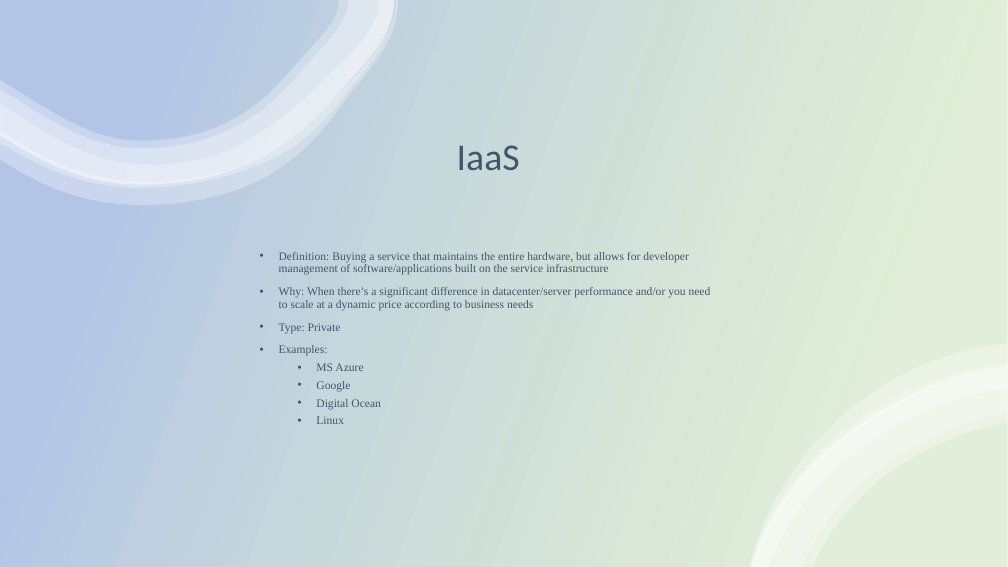
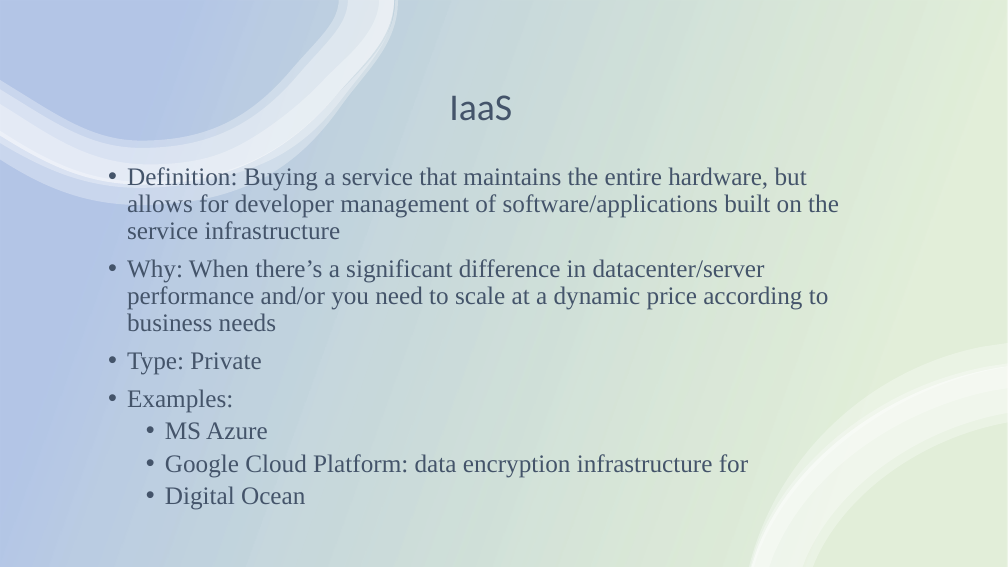
Before and after one commit to 06012021-dotnet-uta/ChristianRomeroP1, a slide deck: slide 2 of Study/Cloud Services.pptx. Drawn at 1008x567 pixels with LibreOffice and Linux fonts; fonts in the diff are those of the drawing. Boxes give left, top, right and bottom in pixels: in the first picture for what was removed or moved away, otherwise in the second. Text is boxed around its words. In the diff, an @@ line names an element or a change of style, - is before the commit and + after.

```diff
--- a/Study/Cloud Services.pptx
+++ b/Study/Cloud Services.pptx
@@ title "IaaS" moved from (x1=457, y1=145, x2=520, y2=170) to (x1=449, y1=95, x2=512, y2=120) @@
@@ text "Definition: Buying a service that ..." moved from (x1=279, y1=252, x2=711, y2=424) to (x1=127, y1=167, x2=839, y2=510) @@
@@ text at (x1=127, y1=167, x2=839, y2=510): size 11 to 24 pt in "Definition: Buying a service that maintains the ...", "Why: When there’s a significant difference in ...", "Type: Private", "Examples:" and 2 more places @@
@@ text at (x1=316, y1=416, x2=344, y2=424): paragraph removed @@
-  • Linux
@@ text at (x1=165, y1=454, x2=748, y2=478): text changed; size 11 to 24 pt @@
-  • Google
+  • Google Cloud Platform: data encryption infrastructure for
```
Also in this commit, not shown: 3 other slides changed.
